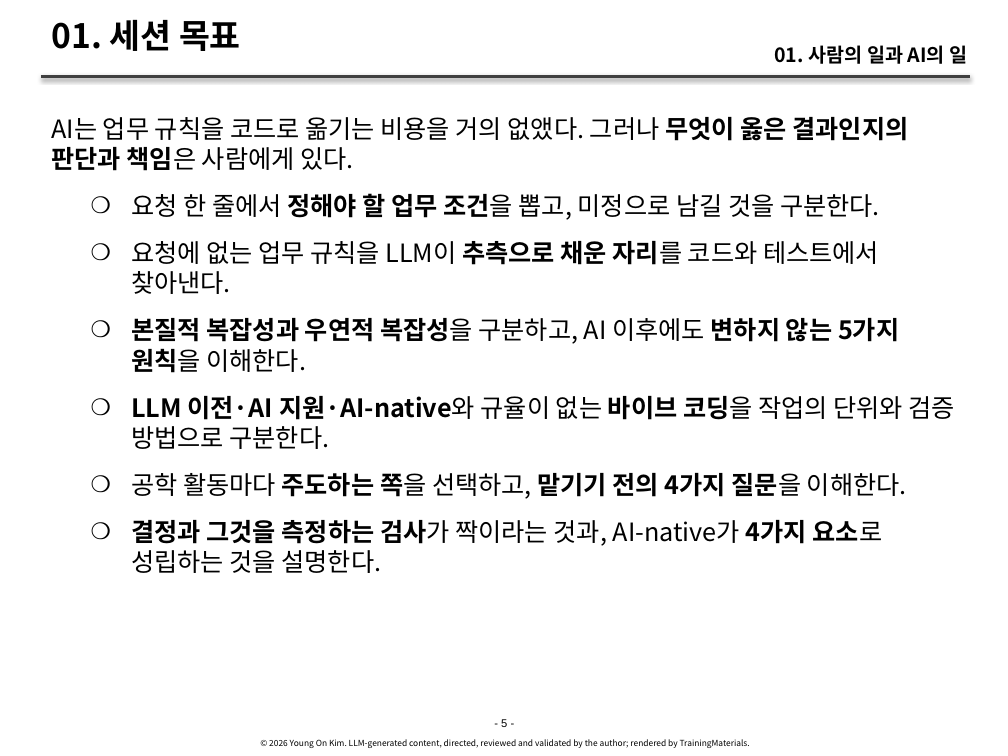
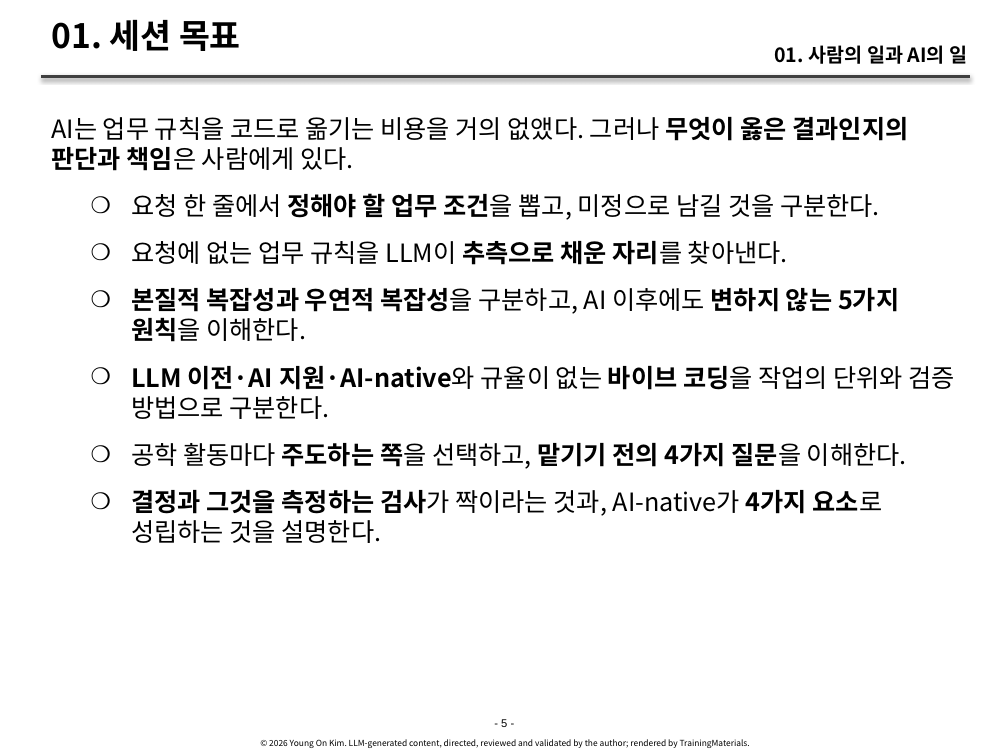
Before and after one commit to YoungSan77/TrainingMaterials, a slide deck: slide 5 of courses/ai-native/sessions/s01.pptx. Drawn at 1008x756 pixels with LibreOffice and Linux fonts; fonts in the diff are those of the drawing. Boxes give left, top, right and bottom in pixels: in the first picture for what was removed or moved away, otherwise in the second. Text is boxed around its words. In the diff, an @@ line names an element or a change of style, - is before the commit and + after.

```diff
--- a/courses/ai-native/sessions/s01.pptx
+++ b/courses/ai-native/sessions/s01.pptx
@@ text at [131, 241, 788, 265]: text changed @@
-    ❍ 요청에 없는 업무 규칙을 LLM이 추측으로 채운 자리를 코드와 테스트에서 찾아낸다.
+    ❍ 요청에 없는 업무 규칙을 LLM이 추측으로 채운 자리를 찾아낸다.
```
Also in this commit, not shown: 8 other slides changed, 4 other files.
